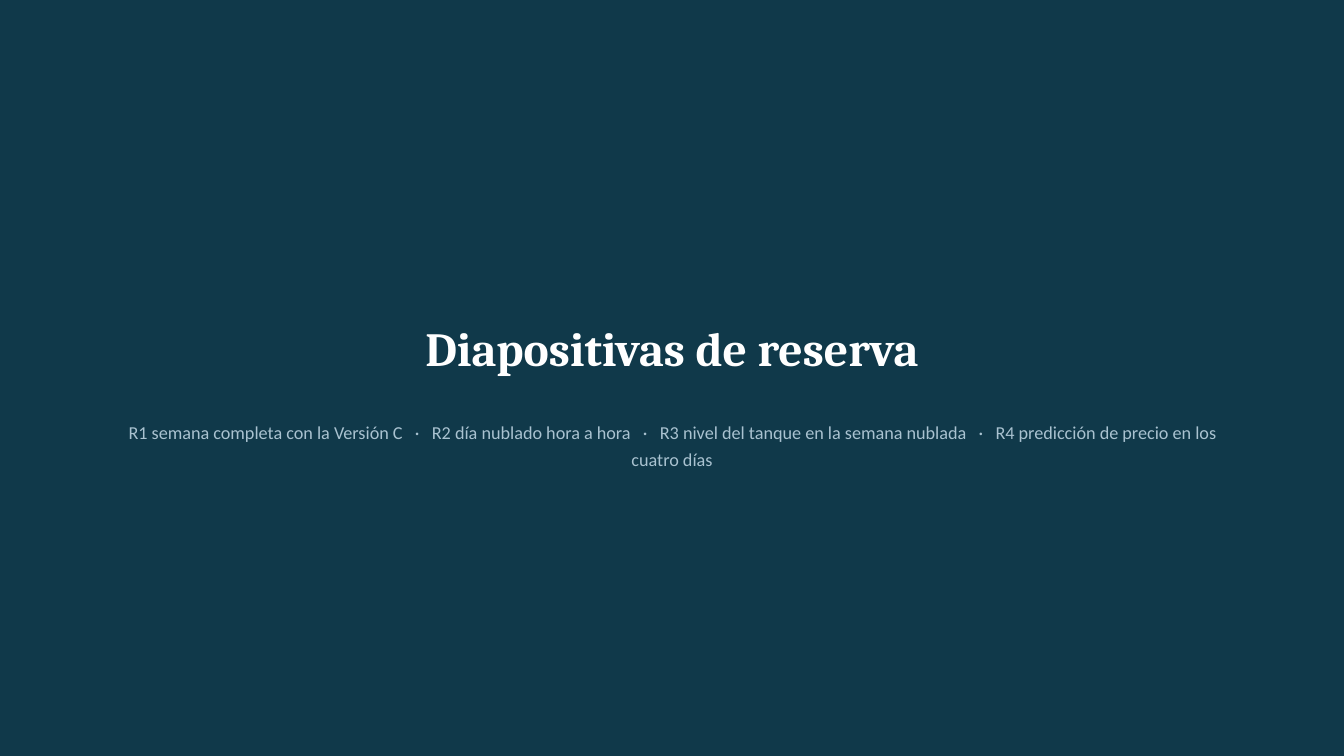
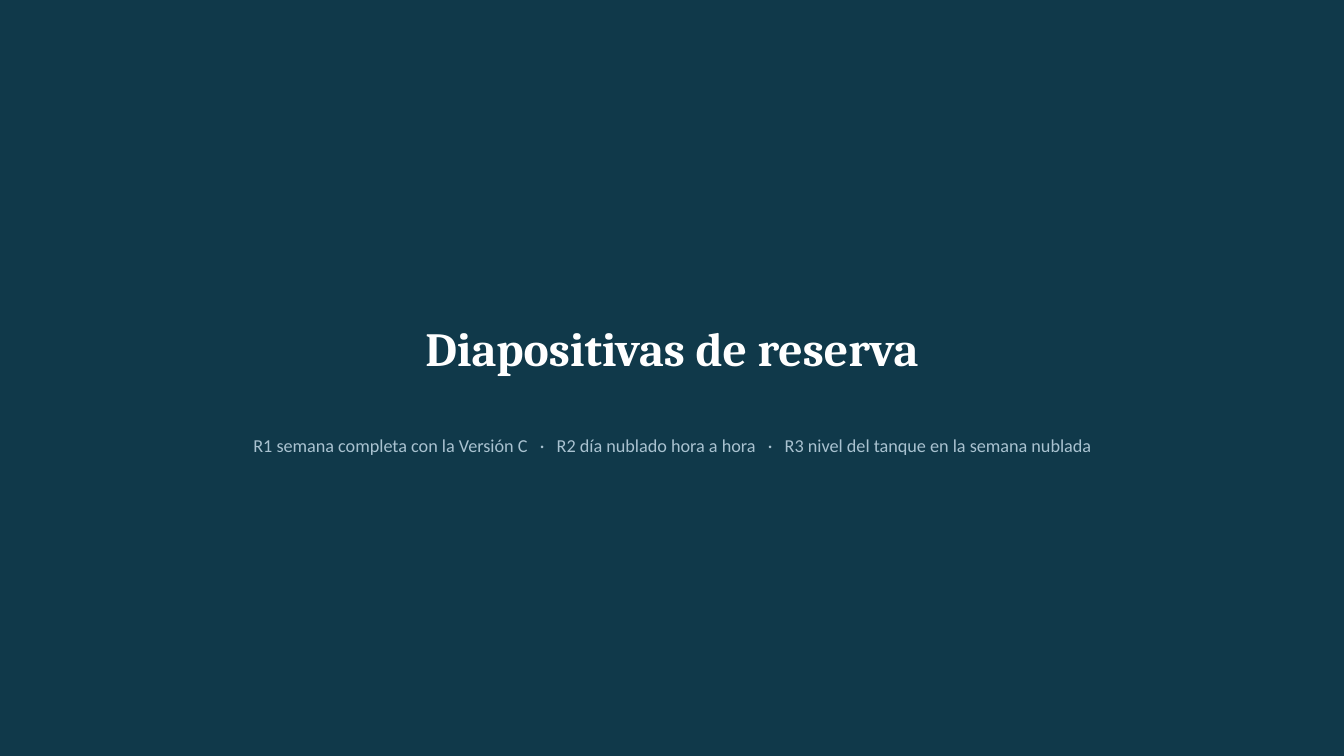
Before and after one commit to FerXxk/multi-energy-station-ems, a slide deck: slide 20 of defensa/OASIS_defensa_TFG.pptx. Drawn at 1344x756 pixels with LibreOffice and Linux fonts; fonts in the diff are those of the drawing. Boxes give left, top, right and bottom in pixels: in the first picture for what was removed or moved away, otherwise in the second. Text is boxed around its words. In the diff, an @@ line names an element or a change of style, - is before the commit and + after.

```diff
--- a/defensa/OASIS_defensa_TFG.pptx
+++ b/defensa/OASIS_defensa_TFG.pptx
@@ text at [253, 439, 1091, 455]: text changed @@
-R1 semana completa con la Versión C · R2 día nublado hora a hora · R3 nivel del tanque en la semana nublada · R4 predicción de precio en los cuatro días
+R1 semana completa con la Versión C · R2 día nublado hora a hora · R3 nivel del tanque en la semana nublada
```
Also in this commit, not shown: 6 other slides changed, 1 slide removed, 3 other files.
